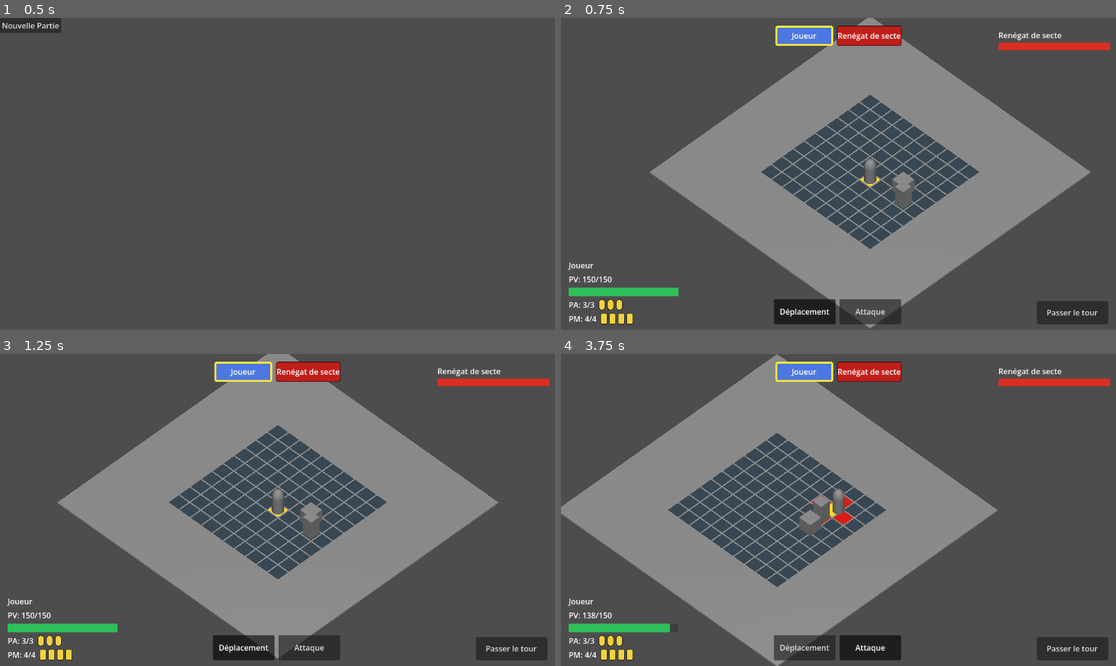
Above: before the commit, frames 1-4 (two rows, left to right).
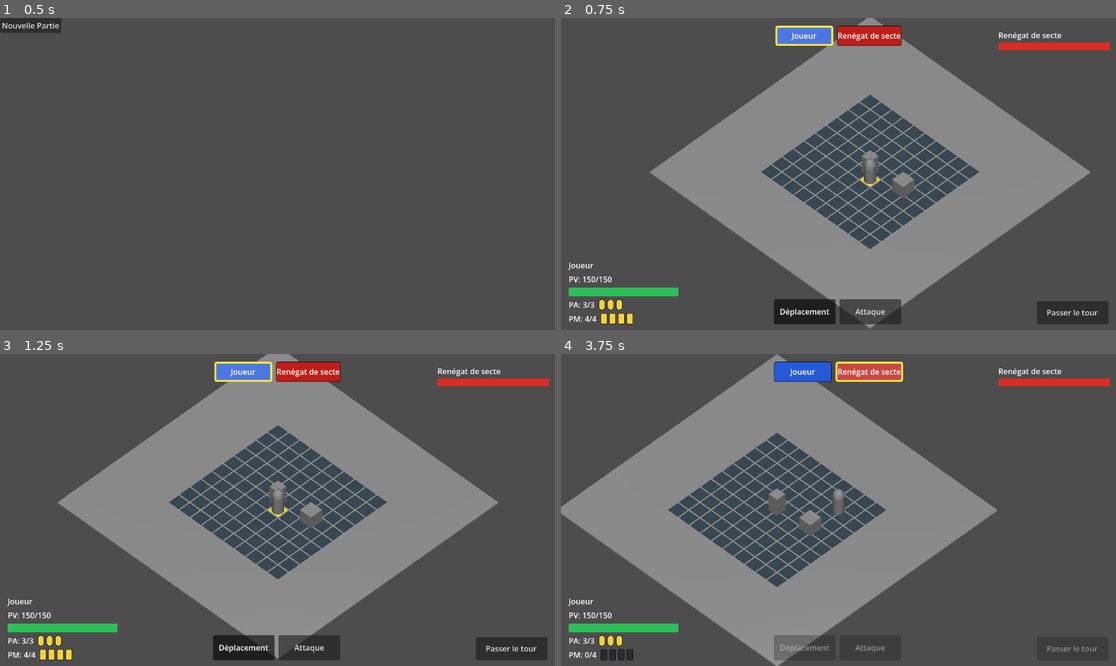
Above: after the commit, the same moments.

Repository: sillpct/lagoutte
Game: Godot game, scene res://scenes/main/main.tscn
The game is run twice, just before and just after one commit, with the same random seed, the same clock (stepped at 60 frames per second) and the same inputs.
Inputs (mouse positions are in pixels of both pictures, inside the frame that each line leads up to):
- Up to frame 1 (0.5 s): no input
- Up to frame 2 (0.75 s): click "Nouvelle Partie" at 0.5 s
- Up to frame 3 (1.25 s): no input
- Up to frame 4 (3.75 s): tap Enter (ui_accept) at 1.25, 2.27, 2.3, 2.57, 3.05, 3.5 s; move the mouse to (960, 494) at 1.27 s; hold Right (ui_right) 1.28-2.03 s; hold Enter (ui_accept) 1.28-2.03 s; click (960, 494) at 1.42 s; move the mouse to (727, 525) at 2.02 s; hold Down (ui_down) 2.03-2.78 s; tap T (end_turn) at 2.1 s; click (727, 525) at 2.17 s; move the mouse to (894, 441) at 2.77 s; hold Right (ui_right) 2.78-3.53 s; hold E (interact) 2.78-3.53 s; click (894, 441) at 2.92 s; move the mouse to (810, 572) at 3.52 s; hold Up (ui_up) from 3.53 s (still down); tap A (toggle_attack_mode) at 3.6 s; click (810, 572) at 3.67 s

Frame 1 is identical in both runs. In frame 2, 0.2% of the frame differs, in the area x 54-64%, y 42-62%; in frame 3, 0.2%; in frame 4, 3.4%, in the area x 4-97%, y 2-99%.
Error after the commit: Parse Error: Cannot infer the type of "clicked_world_position" variable because the value doesn't have a set type. (res://scenes/combat/combat_attack.gd:48)

Commit message:
Update combat_attack.gd

Diff:
--- a/scenes/combat/combat_attack.gd
+++ b/scenes/combat/combat_attack.gd
@@ -2,29 +2,24 @@
 extends Node
 
 const ATTACK_PA_COST := 1
+const MELEE_RANGE := 1.0
 const NORMAL_CELL_COLOR := Color(0.22, 0.28, 0.32)
-const ATTACK_CELL_COLOR := Color(0.85, 0.12, 0.10)
-const CURSOR_CELL_COLOR := Color(1.0, 0.85, 0.15)
 
 @export var grid: CombatGrid
 @export var combat_manager: CombatManager
 @export var combat_movement: CombatMovement
 @export var active_unit: Node3D
-
-var _attack_cells: Array[Vector2i] = []
-var _event_bus = null
+## Dette temporaire : l'attaque lit la cible déjà détectée par l'UI de survol.
+## À remplacer plus tard par un service neutre WorldMouseQuery partagé par l'UI et le combat.
+@export var unit_hover_ui: UnitHoverUI
 
 func _ready() -> void:
-	if grid == null or combat_manager == null or combat_movement == null or active_unit == null:
-		push_warning("CombatAttack a besoin d'une grille, d'un manager, du mouvement et d'une unité active.")
+	if grid == null or combat_manager == null or combat_movement == null or active_unit == null or unit_hover_ui == null:
+		push_warning("CombatAttack a besoin d'une grille, d'un manager, du mouvement, d'une unité active et de l'UI de survol.")
 		return
 
-	_event_bus = get_node_or_null("/root/EventBus")
-	if _event_bus != null and not _event_bus.turn_started.is_connected(_on_turn_started):
-		_event_bus.turn_started.connect(_on_turn_started)
-
 func _unhandled_input(event: InputEvent) -> void:
-	if grid == null or combat_manager == null or combat_movement == null or active_unit == null:
+	if grid == null or combat_manager == null or combat_movement == null or active_unit == null or unit_hover_ui == null:
 		return
 	if combat_manager.combat_over:
 		return
@@ -39,56 +34,51 @@
 
 	if event is InputEventMouseButton:
 		if event.button_index == MOUSE_BUTTON_LEFT and event.pressed:
-			try_attack_selected_cell()
+			try_player_attack_from_mouse(event.position)
 			get_viewport().set_input_as_handled()
 			return
-	if event.is_action_pressed("ui_accept"):
-		try_attack_selected_cell()
-		get_viewport().set_input_as_handled()
 
 func is_attack_mode_active() -> bool:
 	return combat_movement != null and combat_movement.is_attack_mode_active()
 
-func try_attack_selected_cell() -> void:
+func try_player_attack_from_mouse(mouse_position: Vector2) -> void:
 	if combat_manager.combat_over:
 		return
-	if try_attack(active_unit, combat_movement.cursor_cell):
+
+	var clicked_world_position := combat_movement.get_world_position_from_mouse(mouse_position)
+	if clicked_world_position == CombatMovement.INVALID_WORLD_POSITION:
+		return
+	if not CombatRules.is_within_world_range(active_unit.global_position, clicked_world_position, MELEE_RANGE):
+		print("Attaque refusée : hors de portée.")
+		return
+
+	var target := _get_hovered_valid_target()
+	var attack_started := false
+	if target == null:
+		attack_started = try_attack_empty(active_unit)
+	else:
+		attack_started = try_attack(active_unit, target)
+
+	if attack_started:
 		combat_movement.set_neutral_mode()
 
-func try_attack(attacker: Node3D, target_cell: Vector2i) -> bool:
+func try_attack(attacker: Node3D, target: Node3D) -> bool:
 	if combat_manager.combat_over:
 		return false
-	if combat_manager.get_current_unit() != attacker:
-		print("Attaque refusée : ce n'est pas le tour de cette unité.")
+	if target == null or not is_instance_valid(target):
+		print("Attaque refusée : cible invalide.")
 		return false
-
-	var attacker_cell := grid.world_to_cell(attacker.global_position)
-	if not CombatRules.is_adjacent(attacker_cell, target_cell) or attacker_cell == target_cell:
-		print("Attaque refusée : case hors portée.")
+	if target == attacker:
+		print("Attaque refusée : cible invalide.")
 		return false
-
-	var target := grid.get_occupant(target_cell.x, target_cell.y)
-	if not combat_manager.spend_pa(attacker, ATTACK_PA_COST):
-		print("Attaque refusée : PA insuffisants.")
+	if not is_target_in_range(attacker, target):
+		print("Attaque refusée : hors de portée.")
 		return false
-	if target == null:
-		print(
-			attacker.name, " frappe dans le vide",
-			" — PA restants: ", combat_manager.get_pa_current(attacker)
-		)
-		return true
-	if target == attacker:
-		print(
-			attacker.name, " frappe dans le vide",
-			" — PA restants: ", combat_manager.get_pa_current(attacker)
-		)
-		return true
 	if not (target.get("pv") is Stat):
-		print(
-			attacker.name, " frappe dans le vide",
-			" — PA restants: ", combat_manager.get_pa_current(attacker)
-		)
-		return true
+		print("Attaque refusée : cible sans PV.")
+		return false
+	if not _spend_attack_pa(attacker):
+		return false
 
 	var damage := get_attack_damage(attacker)
 	var target_pv := target.get("pv") as Stat
@@ -105,47 +95,49 @@
 
 	return true
 
+func try_attack_empty(attacker: Node3D) -> bool:
+	if combat_manager.combat_over:
+		return false
+	if not _spend_attack_pa(attacker):
+		return false
+
+	print(
+		attacker.name, " frappe dans le vide",
+		" — PA restants: ", combat_manager.get_pa_current(attacker)
+	)
+	return true
+
+func is_target_in_range(attacker: Node3D, target: Node3D) -> bool:
+	if attacker == null or target == null or not is_instance_valid(attacker) or not is_instance_valid(target):
+		return false
+	return CombatRules.is_within_world_range(attacker.global_position, target.global_position, MELEE_RANGE)
+
+func _spend_attack_pa(attacker: Node3D) -> bool:
+	if combat_manager.get_current_unit() != attacker:
+		print("Attaque refusée : ce n'est pas le tour de cette unité.")
+		return false
+	if not combat_manager.spend_pa(attacker, ATTACK_PA_COST):
+		print("Attaque refusée : PA insuffisants.")
+		return false
+	return true
+
+func _get_hovered_valid_target() -> Node3D:
+	var target := unit_hover_ui.hovered_unit
+	if target == null or not is_instance_valid(target):
+		return null
+	if target == active_unit:
+		return null
+	if not (target.get("pv") is Stat):
+		return null
+	return target
+
 func get_attack_damage(attacker: Node3D) -> int:
 	var incarnation := attacker.get("incarnation") as IncarnationData
 	if incarnation == null:
 		return 0
 	return incarnation.force
 
-func get_attack_cells_for(unit: Node3D) -> Array[Vector2i]:
-	var result: Array[Vector2i] = []
-	if combat_manager.combat_over:
-		return result
-	if combat_manager.get_current_unit() != unit:
-		return result
-
-	var origin := grid.world_to_cell(unit.global_position)
-	for row in range(grid.grid_height):
-		for col in range(grid.grid_width):
-			var cell := Vector2i(col, row)
-			if CombatRules.is_adjacent(origin, cell) and cell != origin:
-				result.append(cell)
-	return result
-
-func get_attack_cells() -> Array[Vector2i]:
-	return get_attack_cells_for(active_unit)
-
-func refresh_attack_cells() -> void:
-	_attack_cells = get_attack_cells()
-	refresh_attack_display()
-
 func refresh_attack_display() -> void:
 	for row in range(grid.grid_height):
 		for col in range(grid.grid_width):
 			grid.set_cell_color(col, row, NORMAL_CELL_COLOR)
-
-	for cell in _attack_cells:
-		grid.set_cell_color(cell.x, cell.y, ATTACK_CELL_COLOR)
-
-	grid.set_cell_color(combat_movement.cursor_cell.x, combat_movement.cursor_cell.y, CURSOR_CELL_COLOR)
-
-func _on_turn_started(unit: Node) -> void:
-	if combat_manager.combat_over:
-		return
-	if unit != active_unit or not is_attack_mode_active():
-		return
-	refresh_attack_cells()
